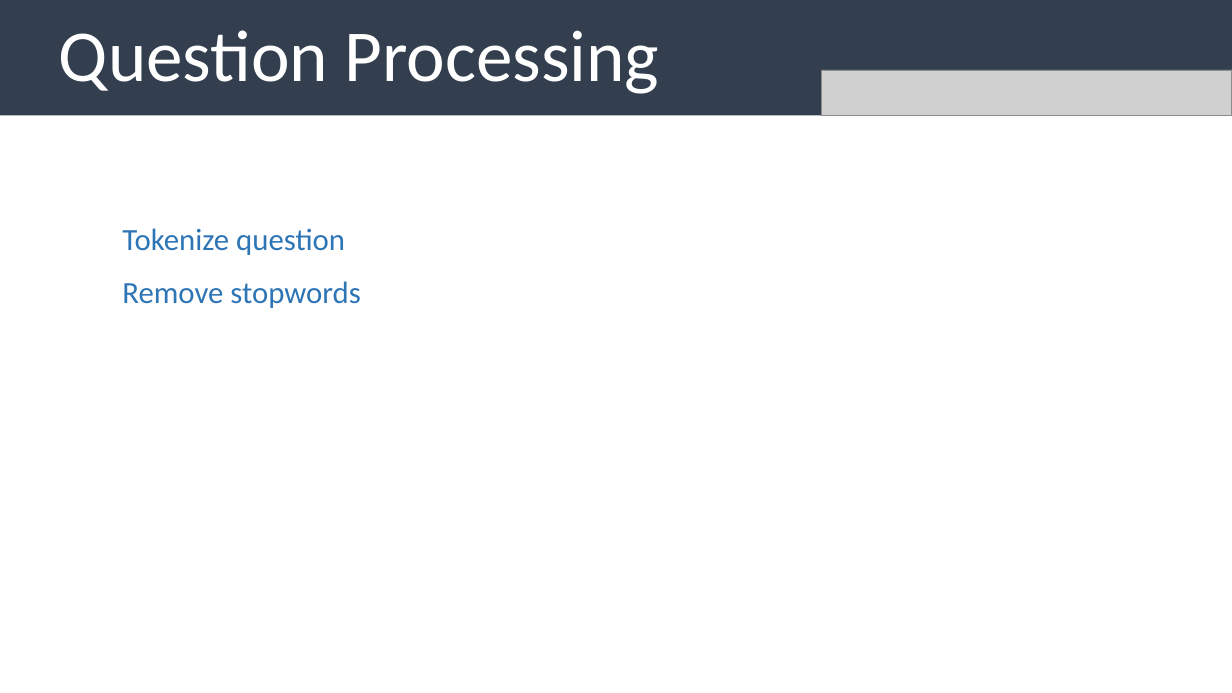
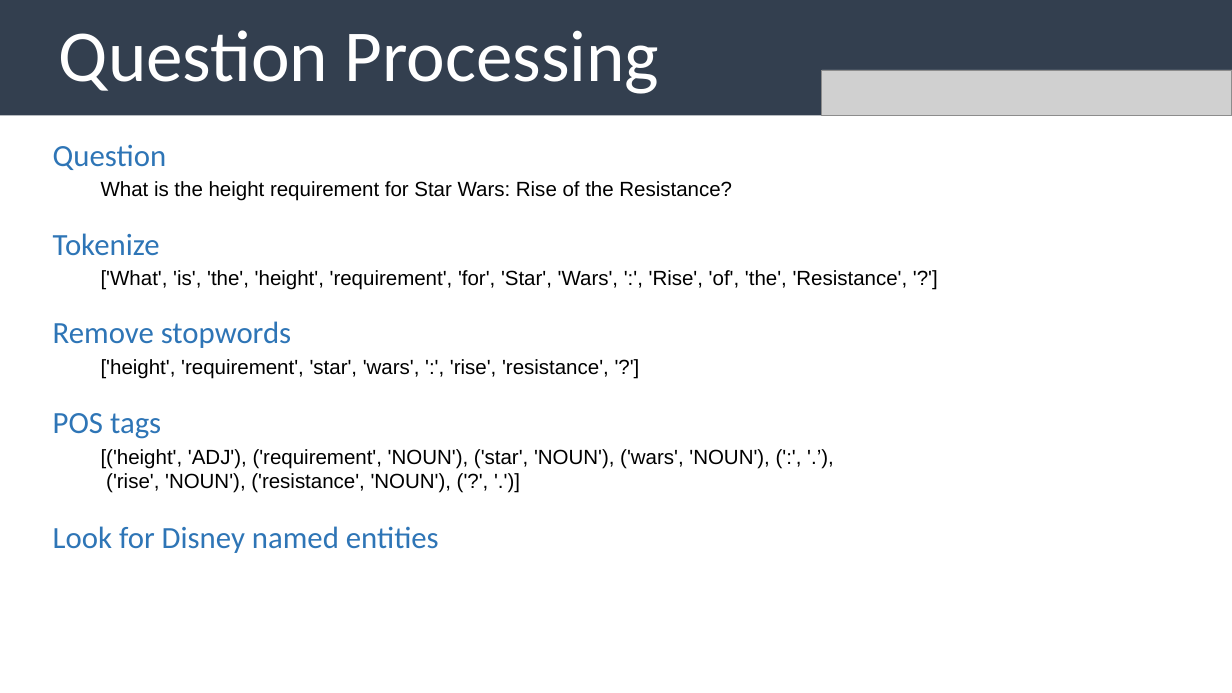
Before and after one commit to uabinf/nlp-group-project-fall-2020-disneyqanda, a slide deck: slide 4 of disneyqanda.pptx. Drawn at 1232x693 pixels with LibreOffice and Linux fonts; fonts in the diff are those of the drawing; grey boxes stand for pictures. Boxes give left, top, right and bottom in pixels: in the first picture for what was removed or moved away, otherwise in the second. Text is boxed around its words. In the diff, an @@ line names an element or a change of style, - is before the commit and + after.

```diff
--- a/disneyqanda.pptx
+++ b/disneyqanda.pptx
@@ text added at (53, 144, 166, 170), 24 pt, text #2E75B6 @@
+Question
@@ text added at (101, 181, 732, 201), 16 pt, text #000000 @@
+What is the height requirement for Star Wars: Rise of the Resistance?
@@ text at (53, 233, 160, 256): text changed @@
-Tokenize question
+Tokenize
@@ text added at (101, 270, 908, 290), 16 pt, text #000000 @@
+['What', 'is', 'the', 'height', 'requirement', 'for', 'Star', 'Wars', ':', 'Rise', 'of', 'the', 'Resistance', '?']
@@ text "Remove stopwords": place and size @@
-text "Remove stopwords" at (122, 281, 360, 308)
+text "Remove stopwords" at (53, 321, 291, 348)
@@ text added at (101, 359, 609, 379), 16 pt, text #000000 @@
+['height', 'requirement', 'star', 'wars', ':', 'rise', 'resistance', '?']
@@ text added at (53, 413, 161, 439), 24 pt, text #2E75B6 @@
+POS tags
@@ text added at (101, 449, 769, 493), 16 pt, text #000000 @@
+[('height', 'ADJ'), ('requirement', 'NOUN'), ('star', 'NOUN'), ('wars', 'NOUN'), (':', '.’),
+('rise', 'NOUN'), ('resistance', 'NOUN'), ('?', '.')]
@@ text added at (53, 526, 439, 553), 24 pt, text #2E75B6 @@
+Look for Disney named entities
```
Also in this commit, not shown: 2 slides added, 5 other files.
